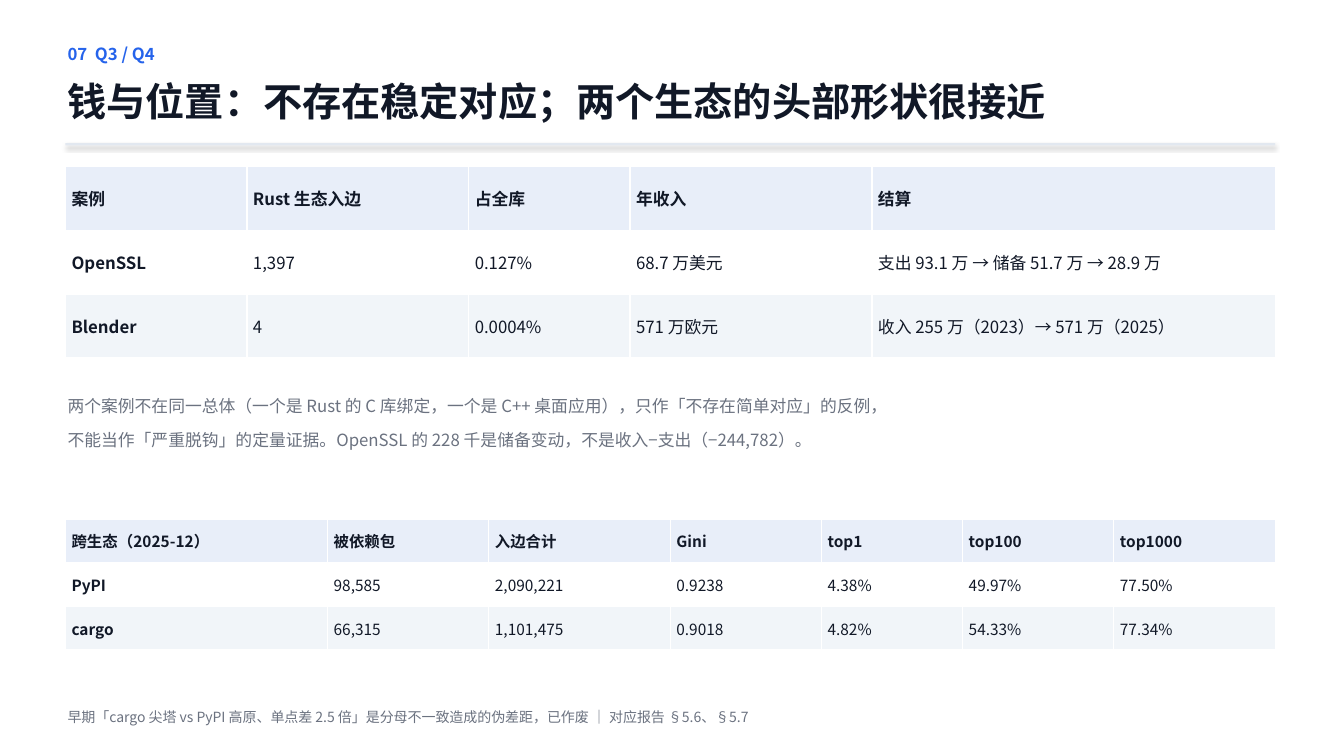
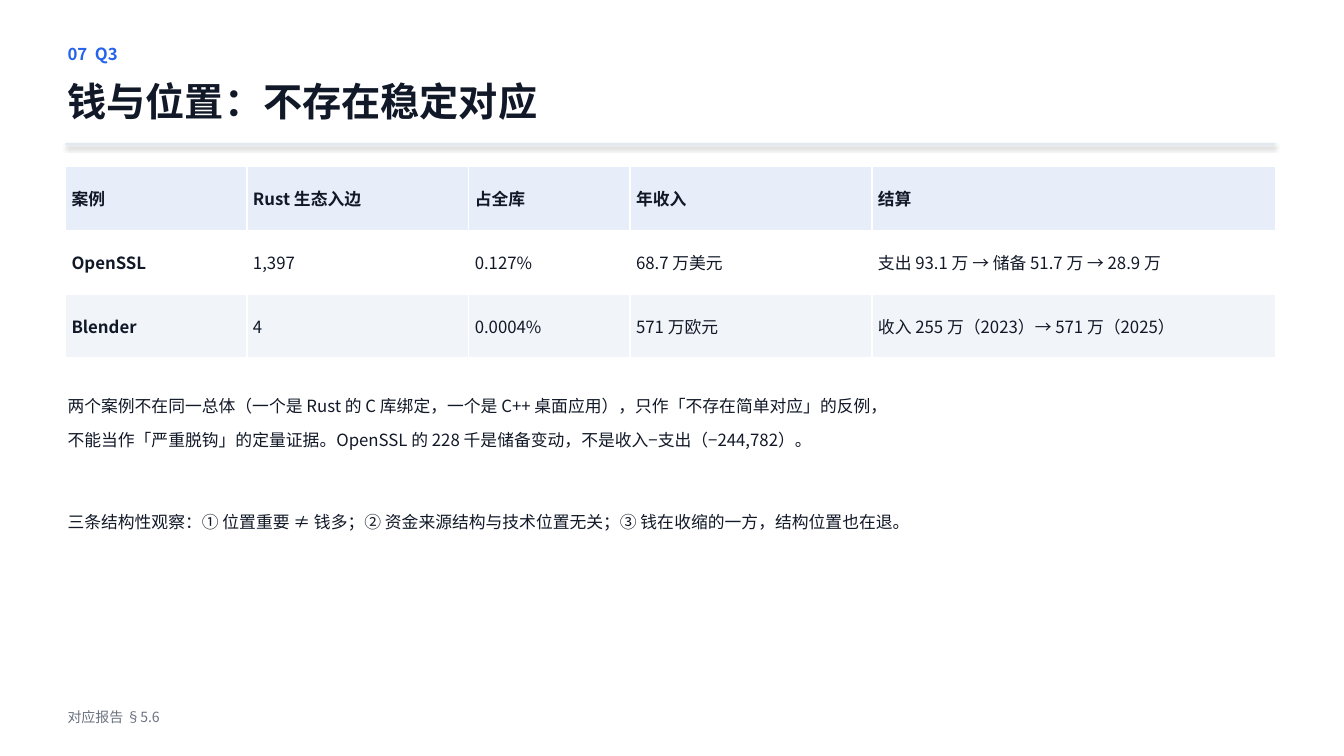
Before and after one commit to lzt-2077/opensource-infra-midterm, a slide deck: slide 9 of 中期展示.pptx. Drawn at 1344x756 pixels with LibreOffice and Linux fonts; fonts in the diff are those of the drawing. Boxes give left, top, right and bottom in pixels: in the first picture for what was removed or moved away, otherwise in the second. Text is boxed around its words. In the diff, an @@ line names an element or a change of style, - is before the commit and + after.

Commit message:
Q4 独立成页：两生态头部对照（S1×S2），图集 9 张，PPT 15 页

```diff
--- a/中期展示.pptx
+++ b/中期展示.pptx
@@ text at (68, 47, 118, 64): text changed @@
-07 Q3 / Q4
+07 Q3
@@ text at (68, 82, 538, 120): text changed @@
-钱与位置：不存在稳定对应；两个生态的头部形状很接近
+钱与位置：不存在稳定对应
@@ text at (68, 397, 887, 450): text colour #6B7280 to #111827 in "两个案例不在同一总体（一个是 Rust 的 C 库绑定，一个是 C++ 桌面应用），只作「不存在简单对应」的反例，", "不能当作「严重脱钩」的定量证据。OpenSSL 的 228 千是储备变动，不是收入−支出（−244,782）。" @@
@@ table removed at (66, 519, 1275, 650), 3 rows, 7 columns @@
-跨生态（2025-12） | 被依赖包 | 入边合计 | Gini | top1 | top100 | top1000
-PyPI | 98,585 | 2,090,221 | 0.9238 | 4.38% | 49.97% | 77.50%
-cargo | 66,315 | 1,101,475 | 0.9018 | 4.82% | 54.33% | 77.34%
@@ text at (68, 514, 909, 531): paragraph added @@
+三条结构性观察：① 位置重要 ≠ 钱多；② 资金来源结构与技术位置无关；③ 钱在收缩的一方，结构位置也在退。
@@ text at (68, 710, 159, 723): text changed @@
-早期「cargo 尖塔 vs PyPI 高原、单点差 2.5 倍」是分母不一致造成的伪差距，已作废 ｜ 对应报告 §5.6、§5.7
+对应报告 §5.6
```
Also in this commit, not shown: 4 other slides changed, 1 slide added, 11 other files.
